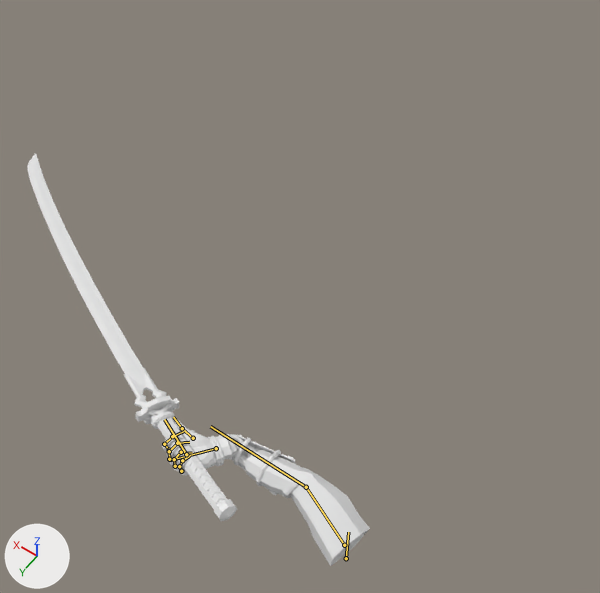
Renders of the FBX model Onigatana Actual/Onigatana Actual/Assets/Models/Sword Attacks.fbx from each side of a commit.
The view is the same before and after, from a 50 mm lens placed at (-1.45, 2.45, 8.26), pointed at (2.87, -3.6, -1.24). The axes (+X, +Y, +Z) are drawn at lower left. The lights are the same throughout. Both versions are drawn at frame 15 of the action 'R_hand|attack 2'; the numbers are the values there. The bones that bend it are drawn over the model as lines.

Names of what the first picture shows: 'hand', 'sword'.
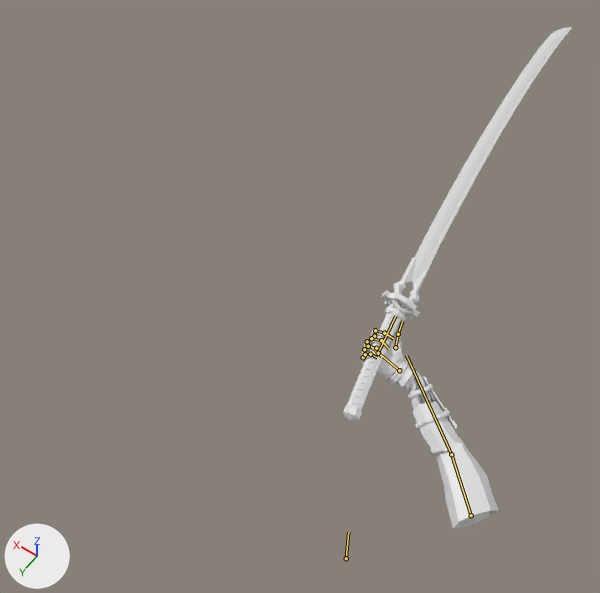
The change in detail:
Bone 'r_upper arm' (bone_r_upper_arm) moves from (0.09, 0.298, 0.975) to (0.339, 1.784, 0.236).
Bone 'r_upper arm' (bone_r_upper_arm) turns from (116, 26, 48) to (123, 42, 64) degrees about its own x, y and z.
Bone 'r_forarm' (bone_r_forarm) turns from (5, 0, 61) to (24, -13, 44) degrees about its own x, y and z.
Bone 'r_hand' (bone_r_hand) moves from (-0.179, -0.236, 0.16) to (-0.139, -0.143, 0.035).
Bone 'r_hand' (bone_r_hand) turns from (14, 16, 62) to (9, 19, 35) degrees about its own x, y and z.

Location of each change, (x1, y1, x2, y2) in pixels of the pictures (600 x 593 px):
'hand', posed (34% narrower, 40% taller)
    before: (162, 419, 370, 566)
    after: (361, 323, 498, 529)
'sword', posed (9% wider, 7% taller)
    before: (27, 154, 237, 521)
    after: (342, 27, 572, 421)
bone 'r_upper arm', root to tip
    before: (344, 545) to (306, 487)
    after: (471, 515) to (451, 454)
bone 'r_forarm', root to tip
    before: (306, 487) to (210, 426)
    after: (451, 454) to (406, 355)
bone 'r_hand', root to tip
    before: (216, 448) to (169, 460)
    after: (399, 370) to (365, 342)
